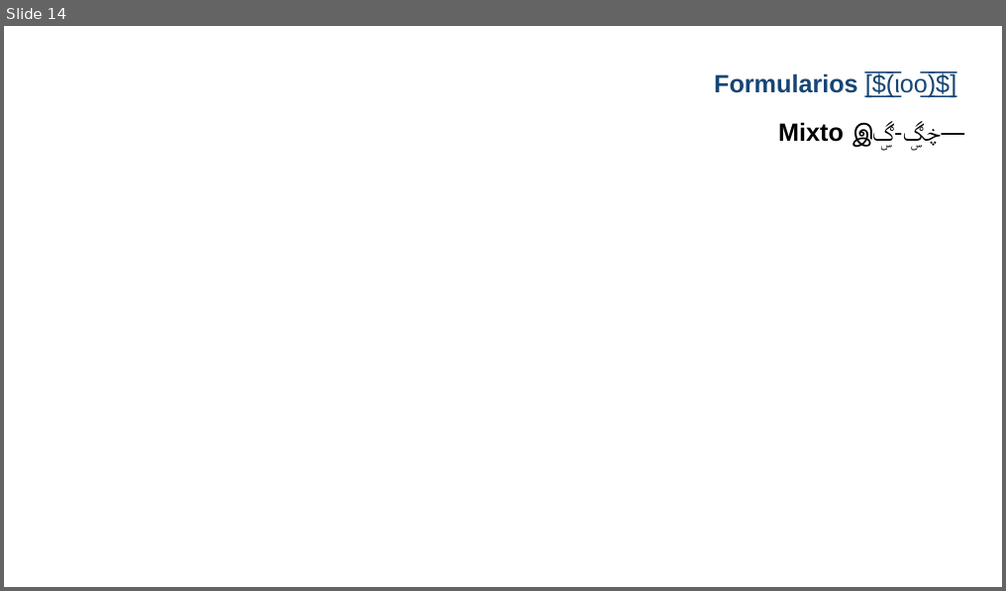
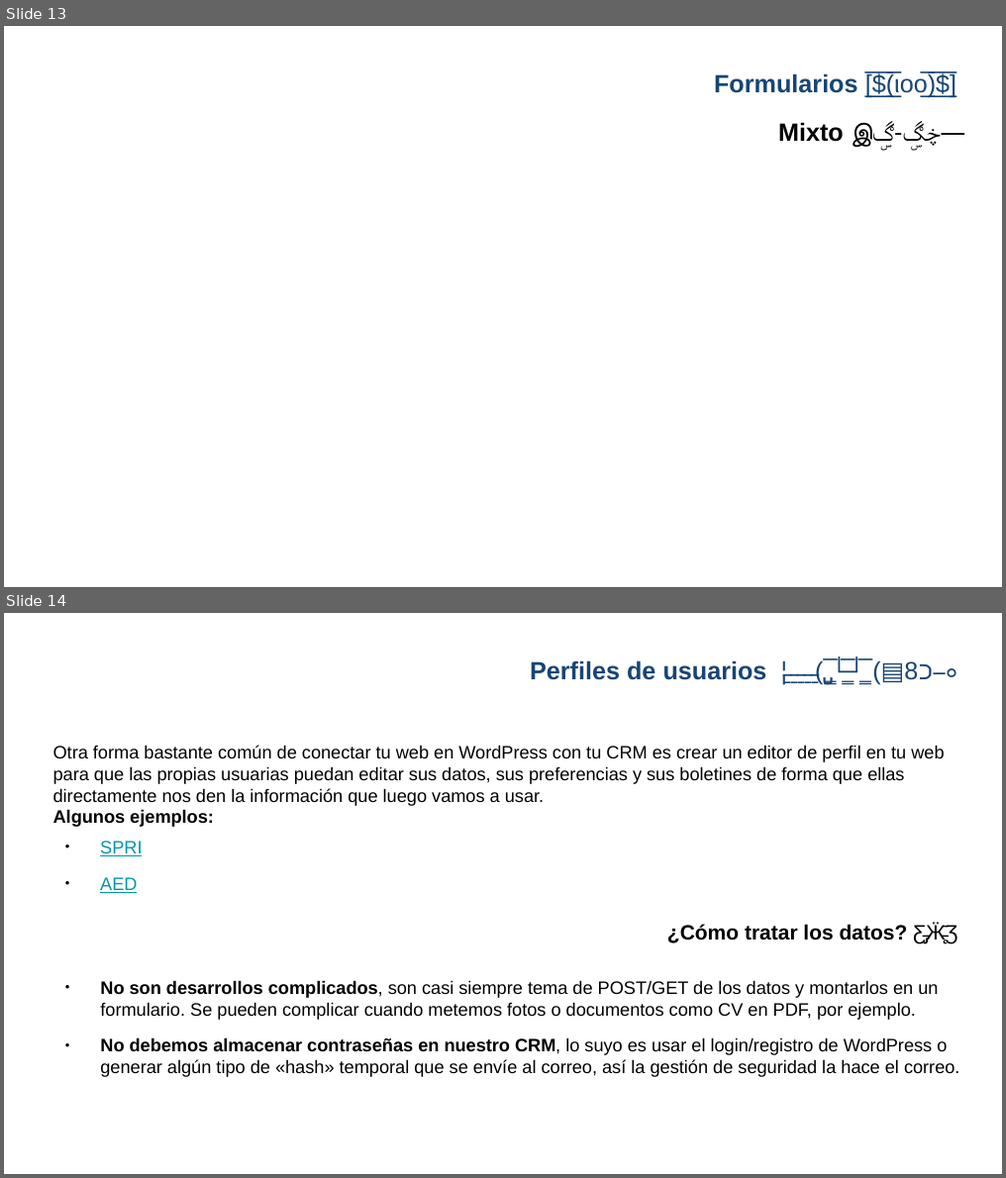
Before and after one commit to gwannon/WordCampBilbao2025, a slide deck: WCBIO25_Jorge-Monclus.pptx. Shown one above the other, each under a label of ours: slide 14 before the commit, slides 13 and 14 after it. The pictures are 1006x591 and 1006x1178 pixels, drawn with LibreOffice and Linux fonts; fonts in the diff are those of the drawing; background and template pictures are left out. Boxes give left, top, right and bottom in pixels: in the first picture for what was removed or moved away, otherwise in the second. Text is boxed around its words. In the diff, an @@ line names an element or a change of style, - is before the commit and + after.

Commit message:
Más contenido para el ppt

```diff
--- a/WCBIO25_Jorge-Monclus.pptx
+++ b/WCBIO25_Jorge-Monclus.pptx
@@ slide 14 added at (x1=4, y1=613, x2=1002, y2=1174), background picture (left out) @@
@@ title added at (x1=530, y1=661, x2=767, y2=680), 18 pt, text #174575 @@
+Perfiles de usuarios ¦̵̱ ̵̱ ̵̱ ̵̱ ̵̱(̢ ̡͇̅└͇̅┘͇̅ (▤8כ−◦
@@ text added at (x1=54, y1=745, x2=944, y2=893), 13 pt, text #000000 @@
+Otra forma bastante común de conectar tu web en WordPress con tu CRM es crear un editor de perfil en tu web para que las propias usuarias puedan editar sus datos, sus preferencias y sus boletines de forma que ellas directamente nos den la información que luego vamos a usar.
+Algunos ejemplos:
+● SPRI
+● AED
@@ text added at (x1=667, y1=924, x2=957, y2=945), 15 pt, text #000000, bold @@
+¿Cómo tratar los datos? Ƹ̵̡Ӝ̵̨̄Ʒ
@@ text added at (x1=100, y1=980, x2=960, y2=1077), 13 pt, text #000000 @@
+● No son desarrollos complicados, son casi siempre tema de POST/GET de los datos y montarlos en un formulario. Se pueden complicar cuando metemos fotos o documentos como CV en PDF, por ejemplo.
+● No debemos almacenar contraseñas en nuestro CRM, lo suyo es usar el login/registro de WordPress o generar algún tipo de «hash» temporal que se envíe al correo, así la gestión de seguridad la hace el correo.
@@ what was slide 14 is now slide 13 @@
```
Also in this commit, not shown: 5 slides changed, 1 other slide added, 1 slide removed, 3 other files.
